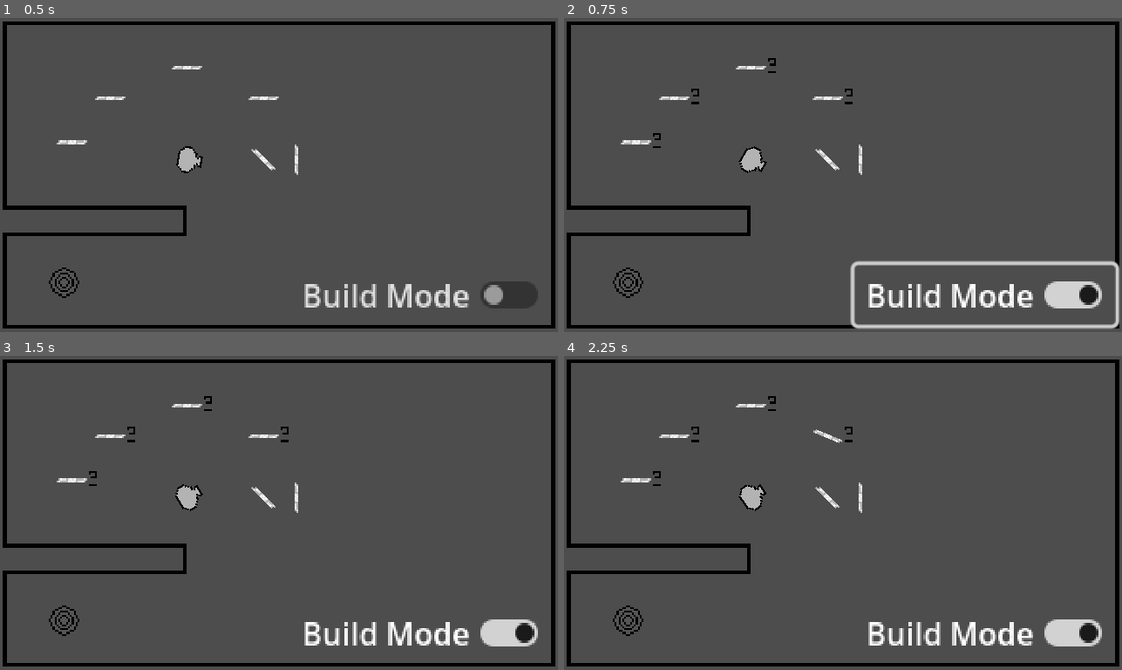
Above: before the commit, frames 1-4 (two rows, left to right).
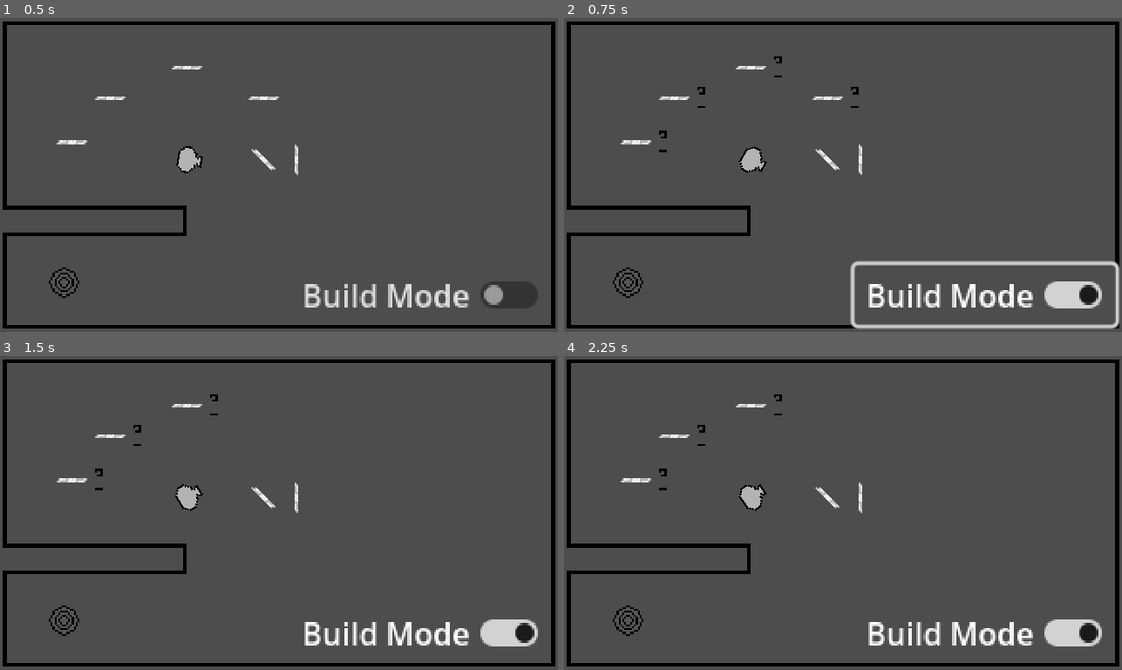
Above: after the commit, the same moments.

Repository: slabrant/gwj75
Game: Godot game, scene res://scenes/test_level.tscn
Same seed, same stepped clock (60 frames per second), same inputs: the game is played once before the commit and once after it.
Inputs (mouse positions are in pixels of both pictures, inside the frame that each line leads up to):
- Up to frame 1 (0.5 s): no input
- Up to frame 2 (0.75 s): click "Build Mode" at 0.5 s
- Up to frame 3 (1.5 s): click (284, 440) at 1.27 s
- Up to frame 4 (2.25 s): click (848, 431) at 2.02 s

Frame 1 is identical in both runs. In frame 2, 0.2% of the frame differs, in the area x 15-53%, y 12-43%; in frame 3, 0.3%; in frame 4, 0.3%, in the area x 15-52%, y 12-43%.

Commit message:
New readme and can remove mirrors.

Diff:
--- a/scenes/mirror.gd
+++ b/scenes/mirror.gd
@@ -9,7 +9,6 @@
 
 @export var mirror_rotation : float = 0:
 	set(value):
-		print(value)
 		sprite_2d.rotation = value
 		collision_shape_2d.rotation = value
 		mirror_rotation = value
@@ -56,6 +55,10 @@
 	mirror_rotation += mirror_rotation_amount
 
 
-func _on_input_event(viewport: Node, event: InputEvent, shape_idx: int) -> void:
+func _on_touch_area_input_event(viewport: Node, event: InputEvent, shape_idx: int) -> void:
 	if world.is_build_mode and not locked and event.has_method("is_action_pressed") and event.is_action_pressed("input_action"):
 		is_moving = true
+
+
+func _on_minus_button_pressed() -> void:
+	queue_free()
--- a/scenes/mirror.tscn
+++ b/scenes/mirror.tscn
@@ -9,6 +9,8 @@
 
 [sub_resource type="RectangleShape2D" id="RectangleShape2D_tev4a"]
 size = Vector2(16, 2)
+
+[sub_resource type="CircleShape2D" id="CircleShape2D_1uv0u"]
 
 [node name="Mirror" type="Area2D"]
 collision_mask = 2
@@ -21,20 +23,28 @@
 shape = SubResource("RectangleShape2D_tev4a")
 
 [node name="RotateButton" type="TextureButton" parent="."]
-offset_left = 9.0
-offset_top = -5.0
-offset_right = 13.0
-offset_bottom = -1.0
+offset_left = 10.0
+offset_top = -8.0
+offset_right = 18.0
 texture_normal = ExtResource("3_k064b")
 texture_pressed = ExtResource("4_l17x6")
+stretch_mode = 3
 
 [node name="MinusButton" type="TextureButton" parent="."]
-offset_left = 9.0
-offset_right = 13.0
-offset_bottom = 4.0
+offset_left = 10.0
+offset_right = 18.0
+offset_bottom = 8.0
 texture_normal = ExtResource("4_1ka4y")
 texture_pressed = ExtResource("6_gmei1")
+stretch_mode = 3
+
+[node name="TouchArea" type="Area2D" parent="."]
+
+[node name="CollisionShape2D" type="CollisionShape2D" parent="TouchArea"]
+shape = SubResource("CircleShape2D_1uv0u")
 
 [connection signal="body_entered" from="." to="." method="_on_body_entered"]
 [connection signal="input_event" from="." to="." method="_on_input_event"]
 [connection signal="pressed" from="RotateButton" to="." method="_on_rotate_button_pressed"]
+[connection signal="pressed" from="MinusButton" to="." method="_on_minus_button_pressed"]
+[connection signal="input_event" from="TouchArea" to="." method="_on_touch_area_input_event"]
Not shown: 1 places in scenes/mirror.tscn that only renumber resources
Not shown, added: README.md
